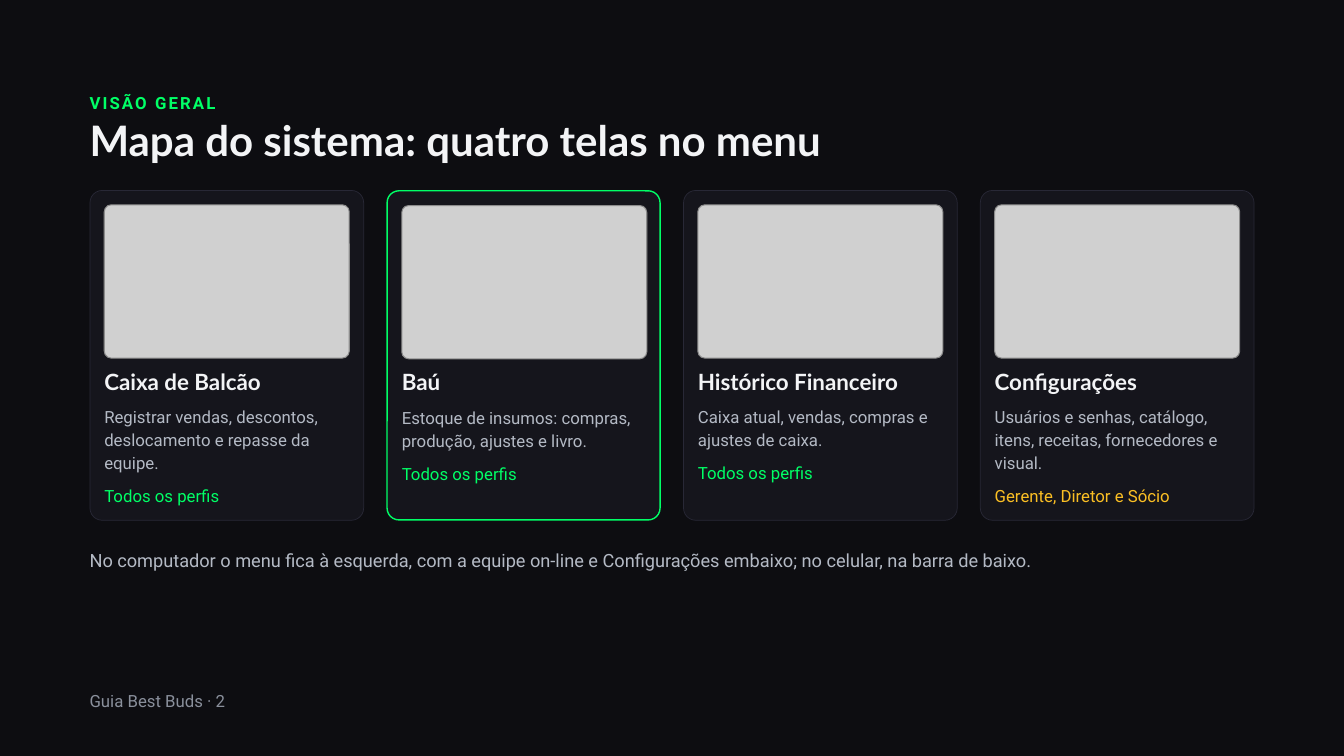
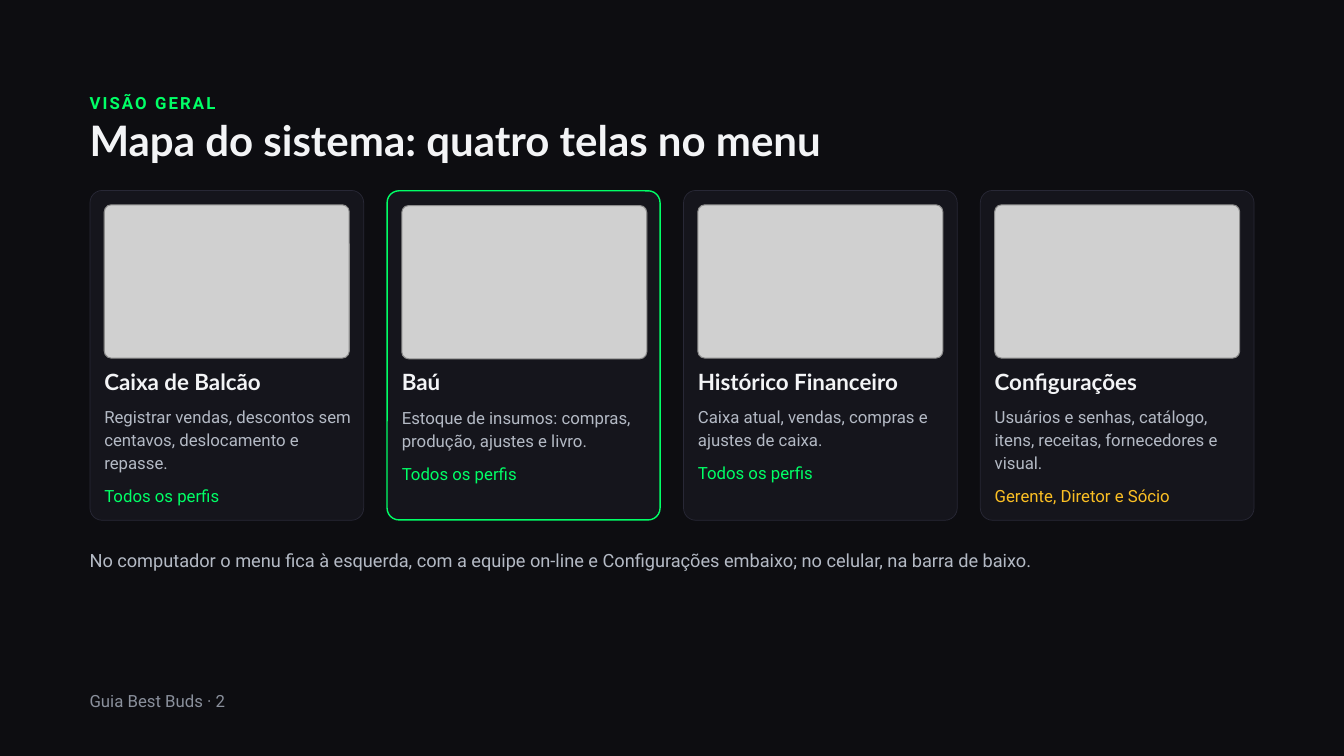
Before and after one commit to BESTBUDSOFC/BESTBUDS, a slide deck: slide 2 of docs/Guia_do_Sistema_Best_Buds.pptx. Drawn at 1344x756 pixels with LibreOffice and Linux fonts; fonts in the diff are those of the drawing; grey boxes stand for pictures. Boxes give left, top, right and bottom in pixels: in the first picture for what was removed or moved away, otherwise in the second. Text is boxed around its words. In the diff, an @@ line names an element or a change of style, - is before the commit and + after.

```diff
--- a/docs/Guia_do_Sistema_Best_Buds.pptx
+++ b/docs/Guia_do_Sistema_Best_Buds.pptx
@@ text at (104, 410, 351, 473): text changed @@
-Registrar vendas, descontos, deslocamento e repasse da equipe.
+Registrar vendas, descontos sem centavos, deslocamento e repasse.
```
Also in this commit, not shown: 2 other slides changed.
